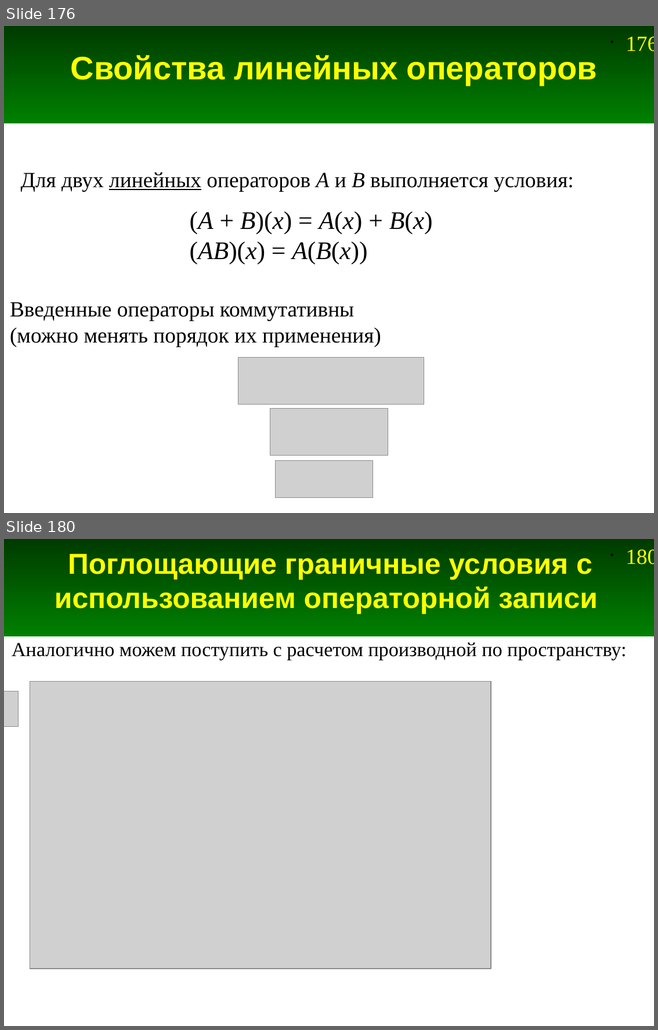
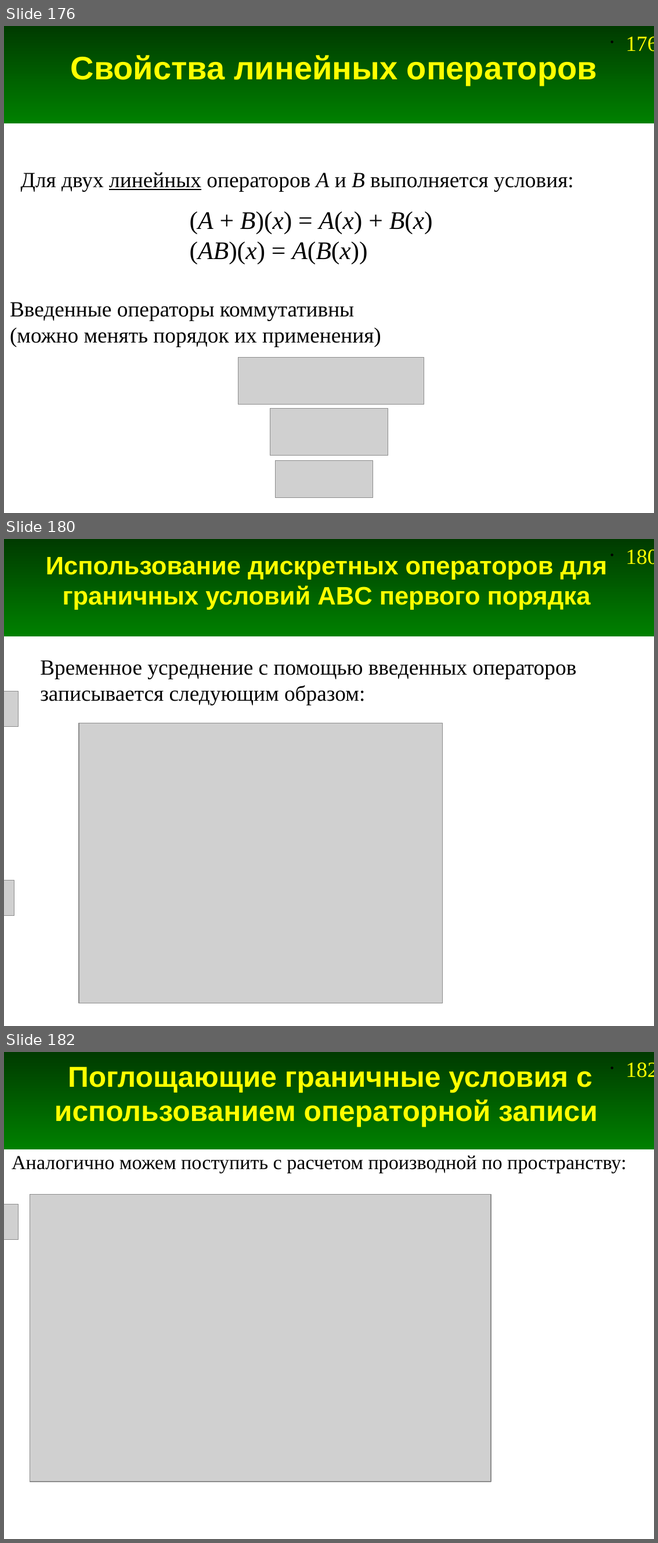
Before and after one commit to andris0147sv/modelling, a slide deck: presentations/2. FDTD.odp. Shown one above the other, each under a label of ours: slides 176 and 180 before the commit, slides 176, 180 and 182 after it; the slides between them are not shown. The pictures are 658x1030 and 658x1543 pixels, drawn with LibreOffice and Linux fonts; fonts in the diff are those of the drawing; grey boxes stand for pictures. Boxes give left, top, right and bottom in pixels: in the first picture for what was removed or moved away, otherwise in the second. Text is boxed around its words. In the diff, an @@ line names an element or a change of style, - is before the commit and + after.

```diff
--- a/presentations/2. FDTD.odp
+++ b/presentations/2. FDTD.odp
@@ slide 180 added at [4,539,654,1026], background #FFFFFF; not listed: 2 template elements that a slide beside it also shows @@
@@ title added at [46,557,607,610], 28 pt, text #FFFF00, bold @@
+Использование дискретных операторов для граничных условий ABC первого порядка
@@ text added at [40,660,576,705], 24 pt, text #000000 @@
+Временное усреднение с помощью введенных операторов
+записывается следующим образом:
@@ picture added at [4,691,18,726] @@
@@ picture added at [79,723,442,1004] @@
@@ picture added at [4,881,14,916] @@
@@ what was slide 180 is now slide 182 @@
@@ page number at [625,1062,654,1078]: text changed @@
-• 180
+• 182
```
Also in this commit, not shown: 11 slides changed, 7 other slides added, 1 slide removed, 8 other files.
